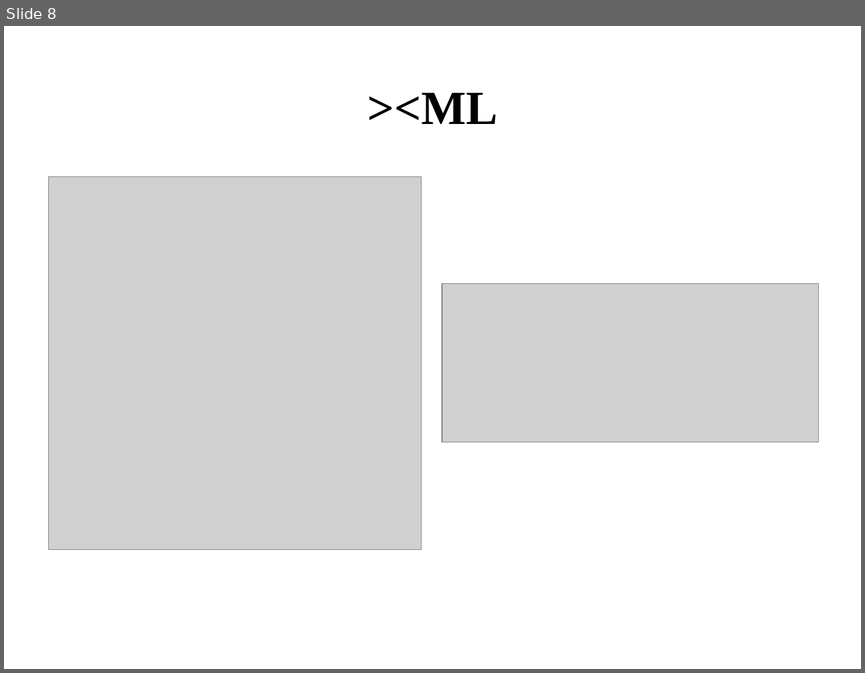
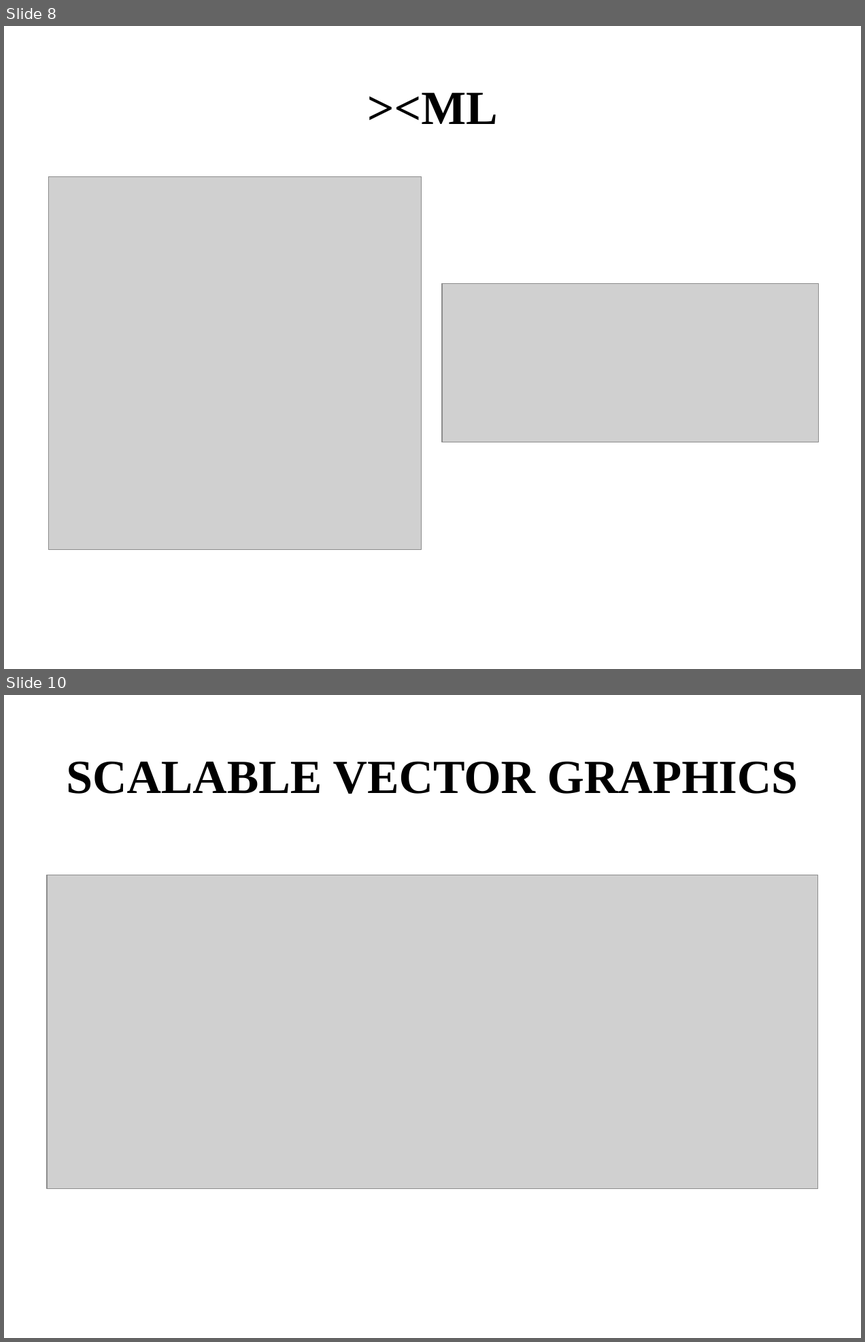
Before and after one commit to futxicaiadatec/futxicadinha01, a slide deck: terça/slide.odp. Shown one above the other, each under a label of ours: slide 8 before the commit, slides 8 and 10 after it; the slides between them are not shown. The pictures are 865x673 and 865x1342 pixels, drawn with LibreOffice and Linux fonts; fonts in the diff are those of the drawing; grey boxes stand for pictures. Boxes give left, top, right and bottom in pixels: in the first picture for what was removed or moved away, otherwise in the second. Text is boxed around its words. In the diff, an @@ line names an element or a change of style, - is before the commit and + after.

```diff
--- a/terça/slide.odp
+++ b/terça/slide.odp
@@ slide 10 added at (x1=4, y1=695, x2=861, y2=1338), background #FFFFFF @@
@@ title added at (x1=66, y1=761, x2=798, y2=794), 44 pt, text #000000, bold @@
+SCALABLE VECTOR GRAPHICS
@@ picture added at (x1=47, y1=875, x2=818, y2=1189) @@
```
Also in this commit, not shown: 1 slide changed, 22 other files.
